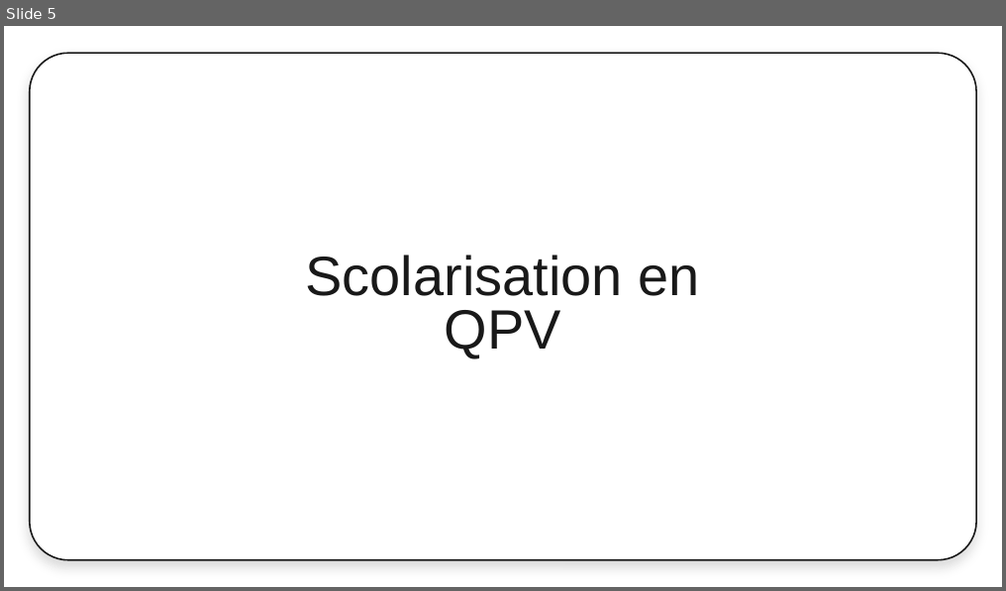
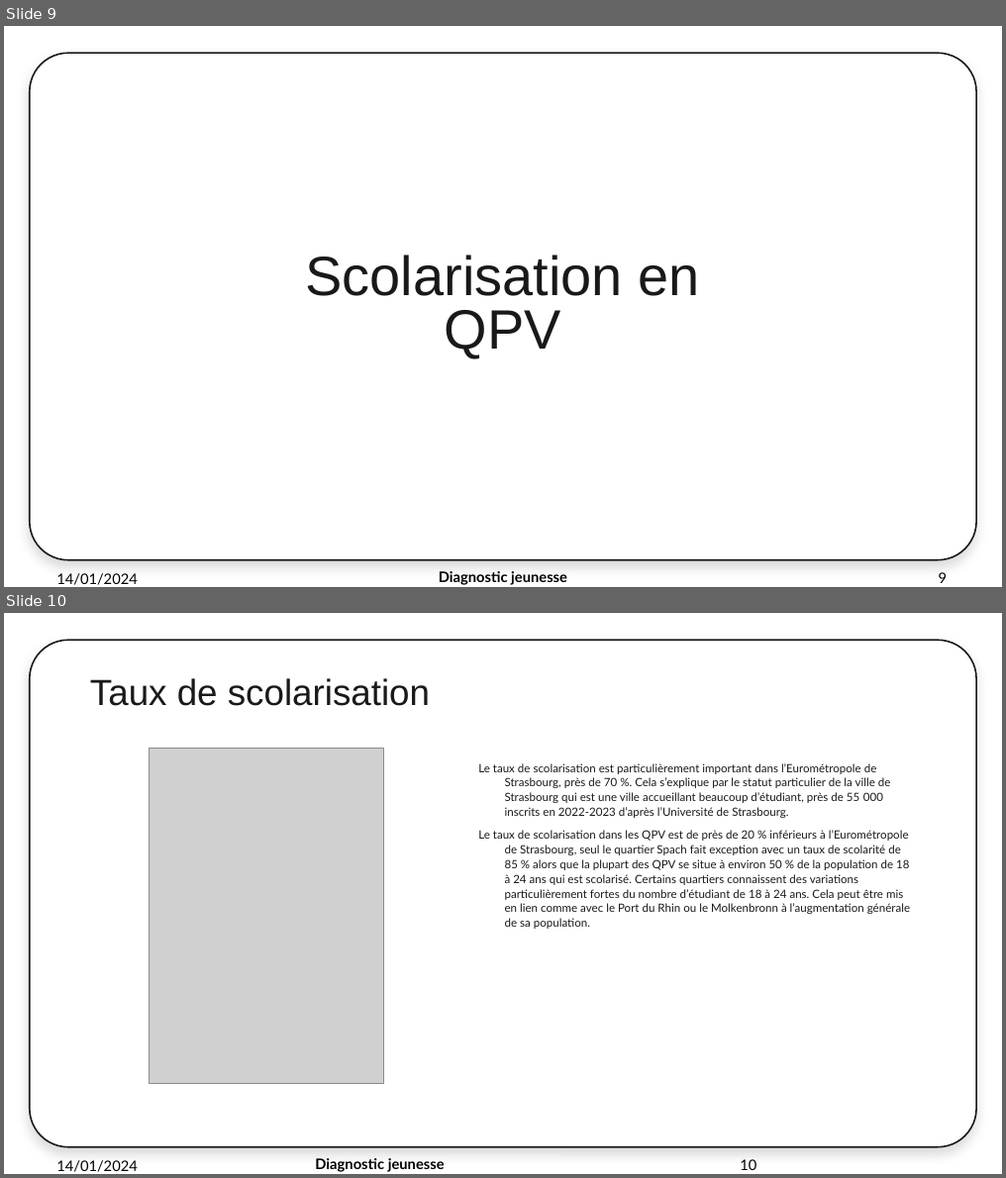
Before and after one commit to thibaud-ritzenthaler/diagnostic-de-territoire-M2, a slide deck: render/EurometropoleQPV.pptx. Shown one above the other, each under a label of ours: slide 5 before the commit, slides 9 and 10 after it. The pictures are 1006x591 and 1006x1178 pixels, drawn with LibreOffice and Linux fonts; fonts in the diff are those of the drawing; grey boxes stand for pictures; background and template pictures are left out. Boxes give left, top, right and bottom in pixels: in the first picture for what was removed or moved away, otherwise in the second. Text is boxed around its words. In the diff, an @@ line names an element or a change of style, - is before the commit and + after.

```diff
--- a/render/EurometropoleQPV.pptx
+++ b/render/EurometropoleQPV.pptx
@@ slide 10 added at [4, 613, 1002, 1174], background #FFFFFF; not listed: 1 template element that a slide beside it also shows @@
@@ title added at [90, 678, 430, 706], 35 pt, text #191919 @@
+Taux de scolarisation
@@ picture added at [150, 749, 384, 1084] @@
@@ subtitle added at [478, 763, 910, 929], 11 pt, text #191919 @@
+Le taux de scolarisation est particulièrement important dans l’Eurométropole de Strasbourg, près de 70 %. Cela s’explique par le statut particulier de la ville de Strasbourg qui est une ville accueillant beaucoup d’étudiant, près de 55 000 inscrits en 2022-2023 d’après l’Université de Strasbourg.
+Le taux de scolarisation dans les QPV est de près de 20 % inférieurs à l’Eurométropole de Strasbourg, seul le quartier Spach fait exception avec un taux de scolarité de 85 % alors que la plupart des QPV se situe à environ 50 % de la population de 18 à 24 ans qui est scolarisé. Certains quartiers connaissent des variations particulièrement fortes du nombre d’étudiant de 18 à 24 ans. Cela peut être mis en lien comme avec le Port du Rhin ou le Molkenbronn à l’augmentation générale de sa population.
@@ text added at [56, 1160, 138, 1172], 14 pt, text #000000 @@
+14/01/2024
@@ text added at [315, 1158, 445, 1172], 14 pt, text #000000, bold @@
+Diagnostic jeunesse
@@ page number added at [740, 1159, 756, 1170], 14 pt, text #000000 @@
+10
@@ what was slide 5 is now slide 9 @@
@@ slide 9 changed as well @@
@@ text added at [56, 573, 138, 585], 14 pt, text #000000 @@
+14/01/2024
@@ text added at [439, 571, 567, 585], 14 pt, text #000000, bold @@
+Diagnostic jeunesse
@@ page number added at [939, 572, 947, 583], 14 pt, text #000000 @@
+9
```
Also in this commit, not shown: 5 other slides changed, 13 other slides added, 3 slides removed, 8 other files.
